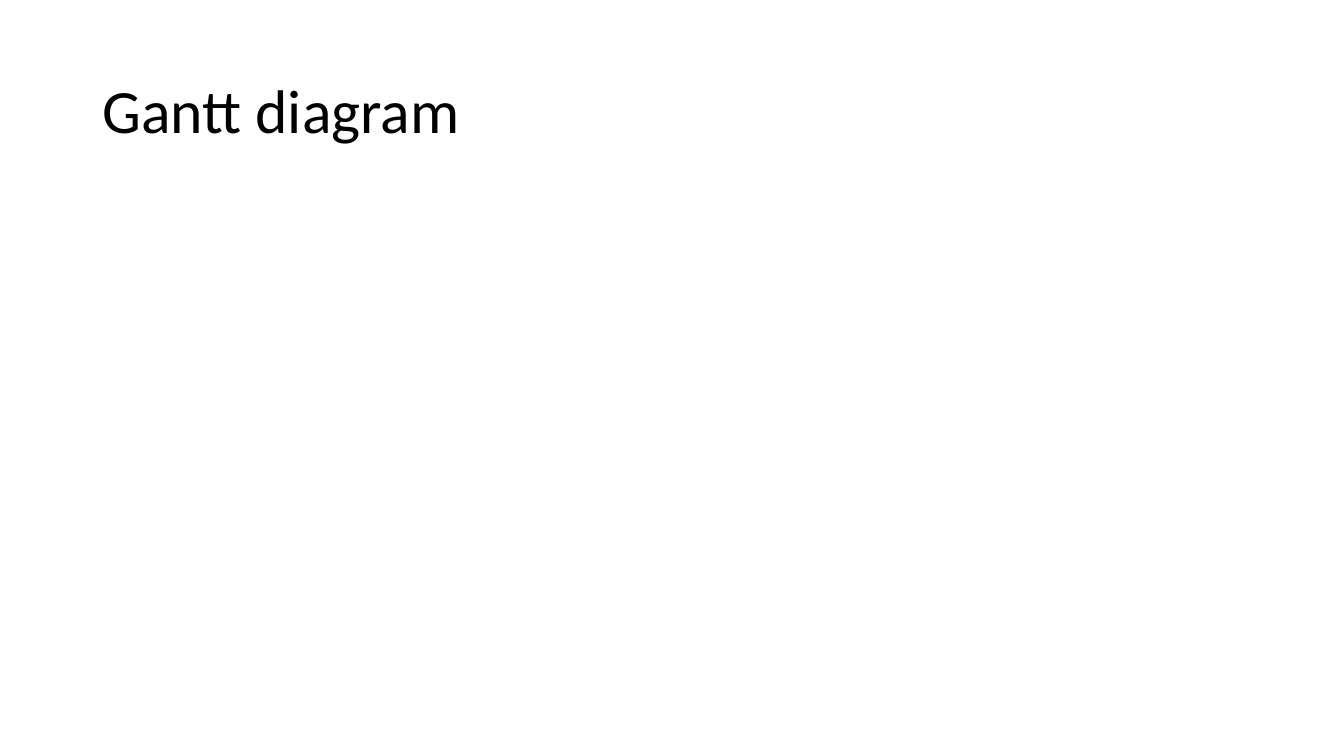
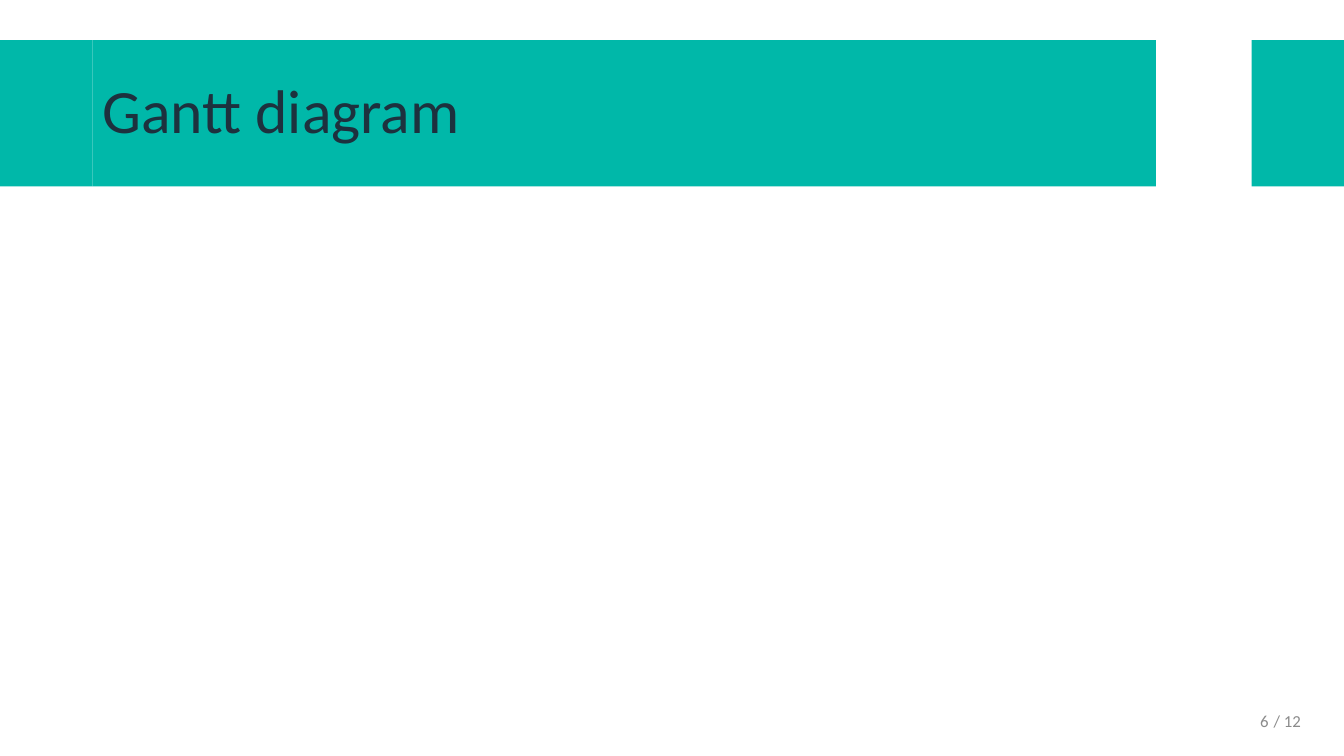
Before and after one commit to AstroProjects/projectsGroup3, a slide deck: slide 6 of Presentació projecte/GENERAL/DEOS-UD defense 1.pptx. Drawn at 1344x756 pixels with LibreOffice and Linux fonts; fonts in the diff are those of the drawing; background and template pictures are left out. Boxes give left, top, right and bottom in pixels: in the first picture for what was removed or moved away, otherwise in the second. Text is boxed around its words. In the diff, an @@ line names an element or a change of style, - is before the commit and + after.

```diff
--- a/Presentació projecte/GENERAL/DEOS-UD defense 1.pptx
+++ b/Presentació projecte/GENERAL/DEOS-UD defense 1.pptx
@@ rectangle added at bbox=[0, 40, 93, 187], fill #00B8A9 @@
@@ title "Gantt diagram": place and size @@
-title "Gantt diagram" at bbox=[102, 90, 460, 144]
+title "Gantt diagram" at bbox=[93, 40, 1156, 187]
@@ title "Gantt diagram" at bbox=[93, 40, 1156, 187]: text colour #000000 to #1D313E; fill none to #00B8A9 @@
@@ rectangle added at bbox=[1252, 40, 1344, 187], fill #00B8A9 @@
@@ page number added at bbox=[1260, 716, 1268, 727], 12 pt, text #8C8C8C @@
+6
@@ text added at bbox=[1284, 716, 1301, 727], 12 pt, text #8C8C8C @@
+/ 12
```
Also in this commit, not shown: 11 other slides changed, 1 other file.
